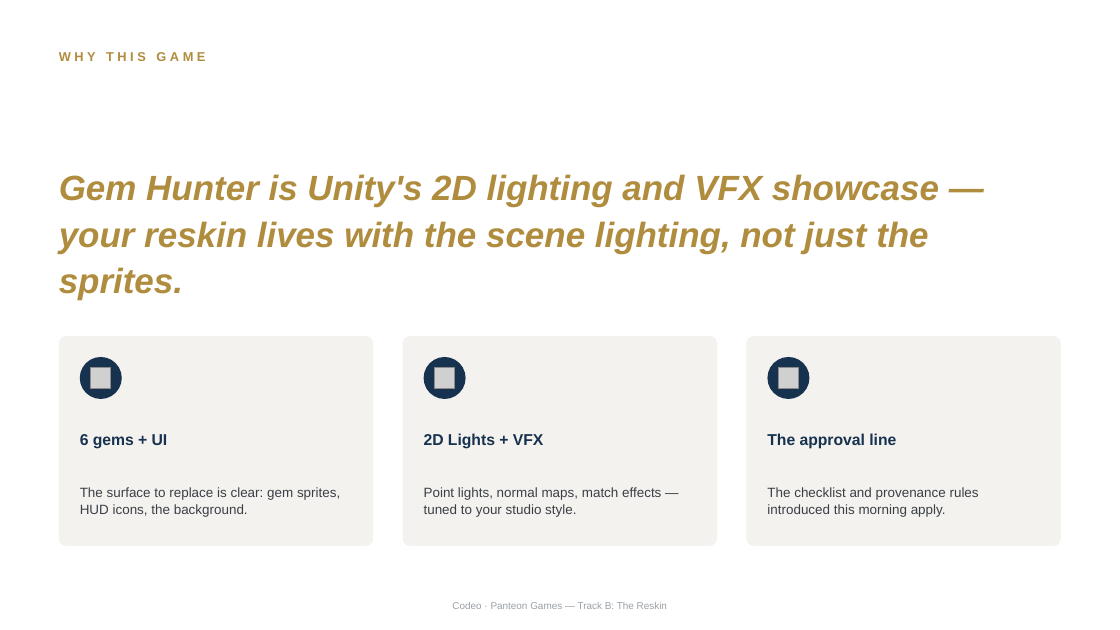
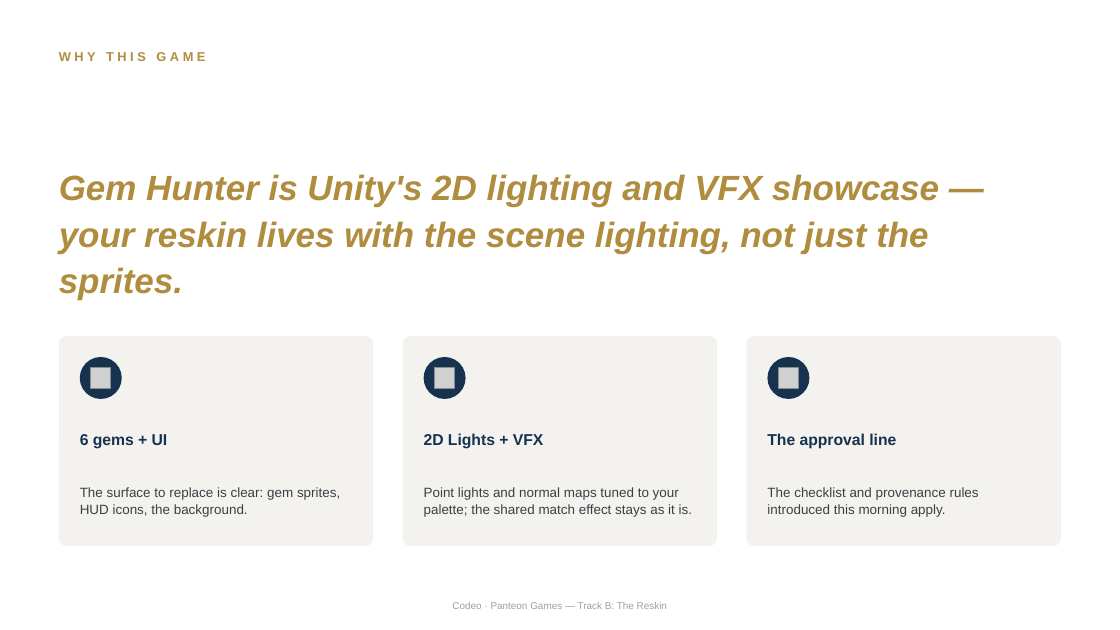
Before and after one commit to thickiran/panteon-workshop-materials, a slide deck: slide 2 of single_day/slides/05_track_b_reskin.pptx. Drawn at 1120x630 pixels with LibreOffice and Linux fonts; fonts in the diff are those of the drawing; grey boxes stand for pictures. Boxes give left, top, right and bottom in pixels: in the first picture for what was removed or moved away, otherwise in the second. Text is boxed around its words. In the diff, an @@ line names an element or a change of style, - is before the commit and + after.

```diff
--- a/single_day/slides/05_track_b_reskin.pptx
+++ b/single_day/slides/05_track_b_reskin.pptx
@@ text at (x1=424, y1=487, x2=692, y2=517): text changed @@
-Point lights, normal maps, match effects — tuned to your studio style.
+Point lights and normal maps tuned to your palette; the shared match effect stays as it is.
```
Also in this commit, not shown: 2 other slides changed, 4 other files.
